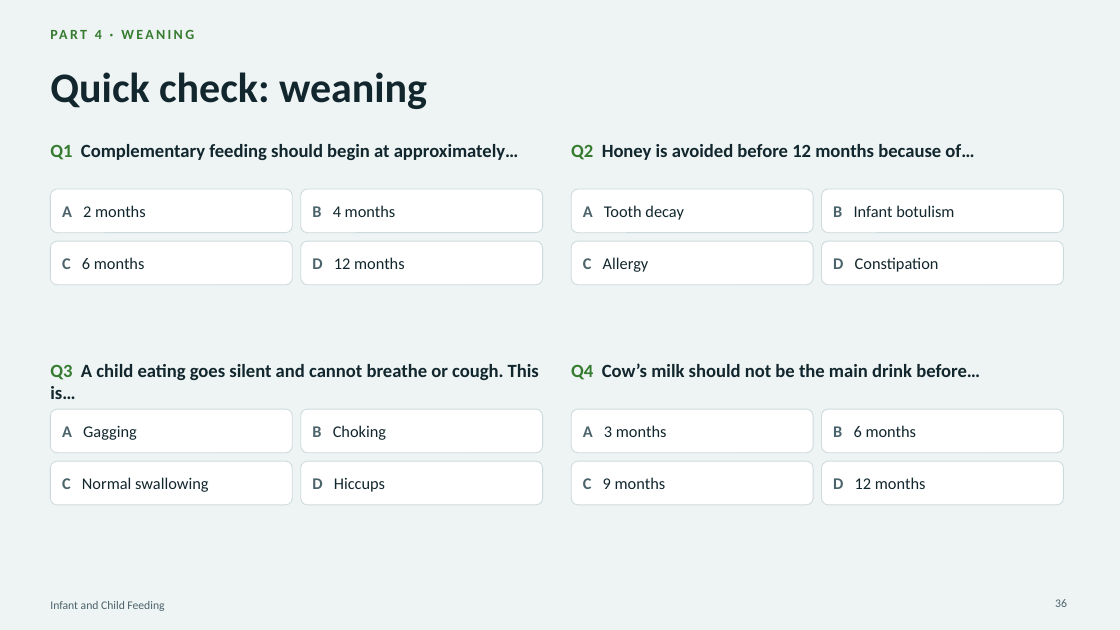
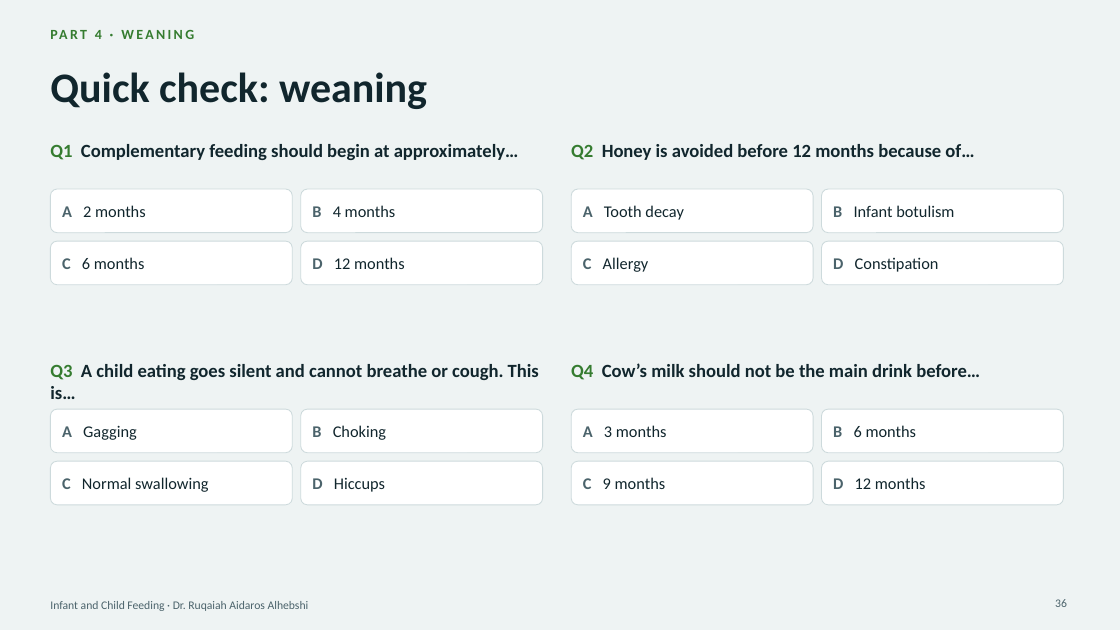
Before and after one commit to hassanbinageel-wq/-, a slide deck: slide 36 of lessons/Infant-Child-Feeding.pptx. Drawn at 1120x630 pixels with LibreOffice and Linux fonts; fonts in the diff are those of the drawing. Boxes give left, top, right and bottom in pixels: in the first picture for what was removed or moved away, otherwise in the second. Text is boxed around its words. In the diff, an @@ line names an element or a change of style, - is before the commit and + after.

```diff
--- a/lessons/Infant-Child-Feeding.pptx
+++ b/lessons/Infant-Child-Feeding.pptx
@@ text at <box>50,601,309,611</box>: text changed @@
-Infant and Child Feeding
+Infant and Child Feeding · Dr. Ruqaiah Aidaros Alhebshi
```
Also in this commit, not shown: 36 other slides changed, 1 slide added, 1 slide removed, 2 other files.
